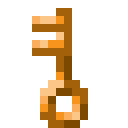
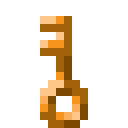
Revision of a layered 128px x 128px image; what changed, layer by layer:
painted on "Layer 1" over [32, 8, 72, 56]
